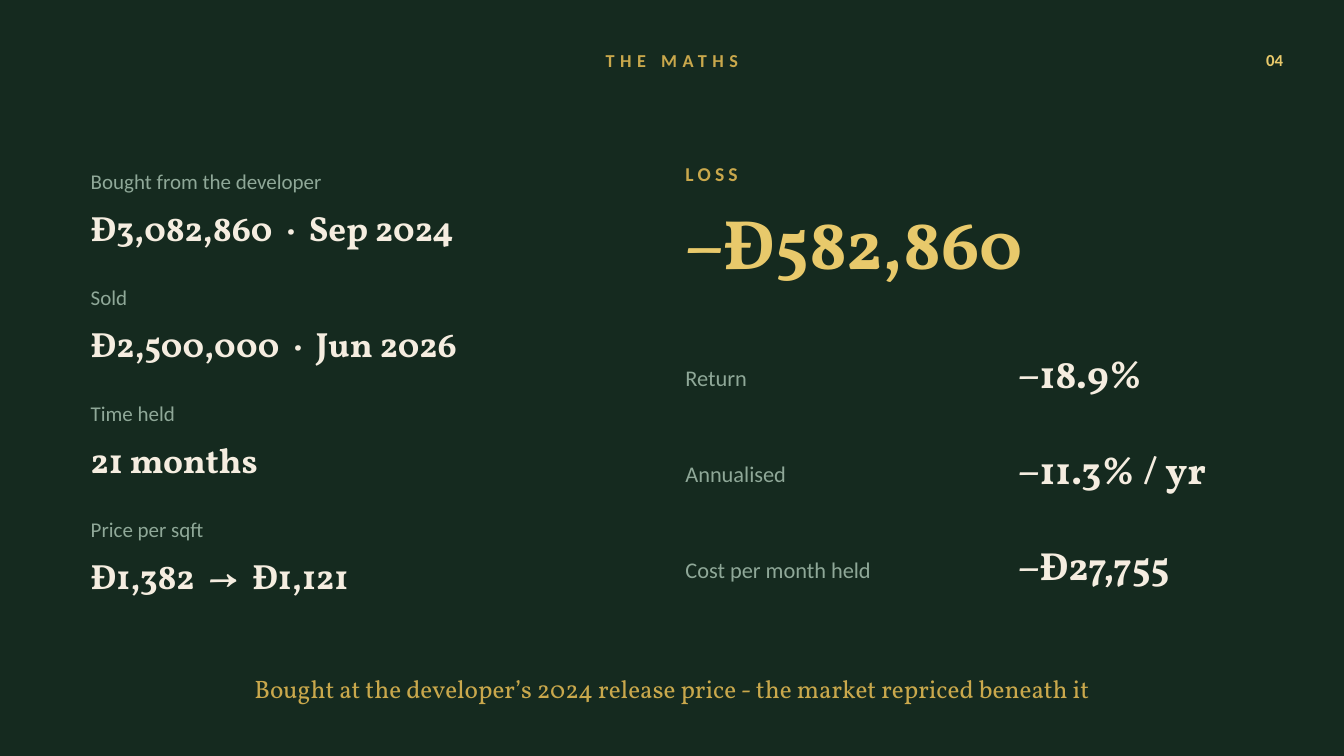
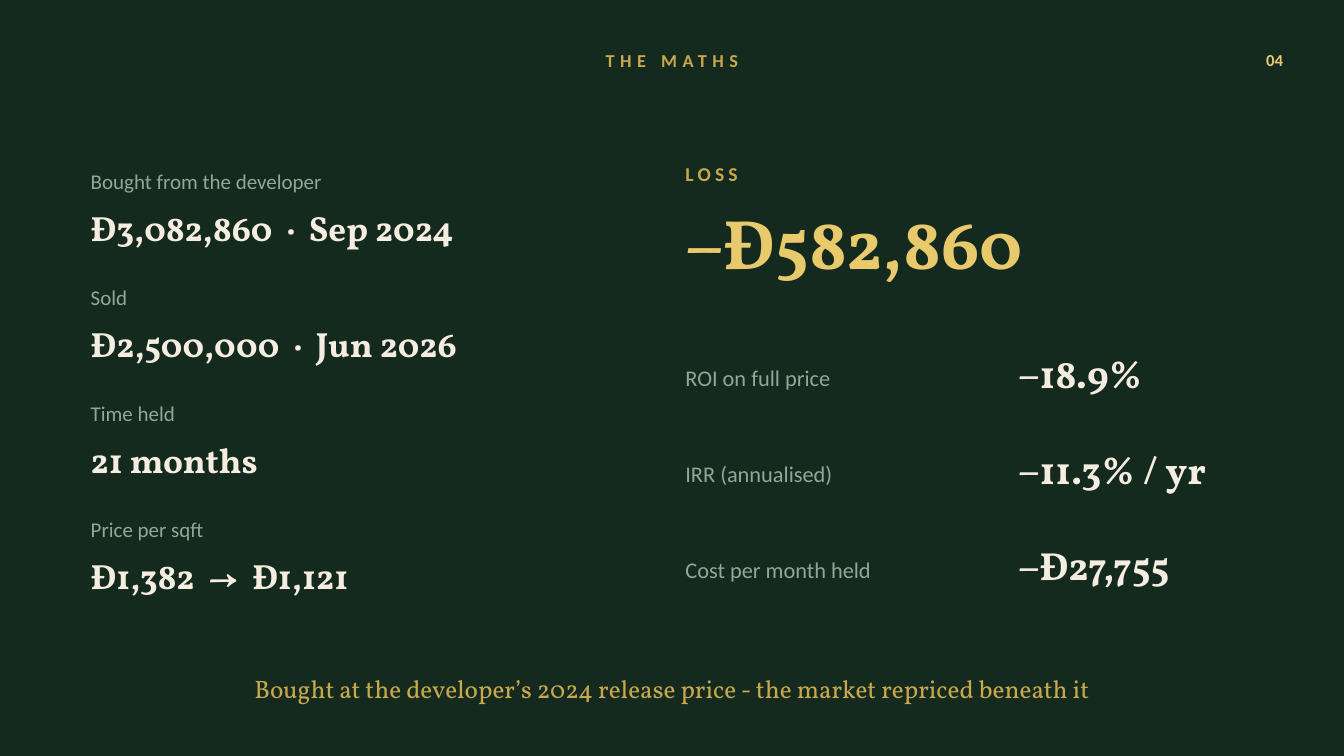
Before and after one commit to calum7macleod/dashboards, a slide deck: slide 4 of content-assets/lagoons-ep2/lagoons-ep2-gone-wrong.pptx. Drawn at 1344x756 pixels with LibreOffice and Linux fonts; fonts in the diff are those of the drawing. Boxes give left, top, right and bottom in pixels: in the first picture for what was removed or moved away, otherwise in the second. Text is boxed around its words. In the diff, an @@ line names an element or a change of style, - is before the commit and + after.

```diff
--- a/content-assets/lagoons-ep2/lagoons-ep2-gone-wrong.pptx
+++ b/content-assets/lagoons-ep2/lagoons-ep2-gone-wrong.pptx
@@ text at bbox=[685, 370, 830, 390]: text changed @@
-Return
+ROI on full price
@@ text at bbox=[685, 466, 832, 485]: text changed @@
-Annualised
+IRR (annualised)
```
Also in this commit, not shown: 1 slide added, 1 slide removed.
